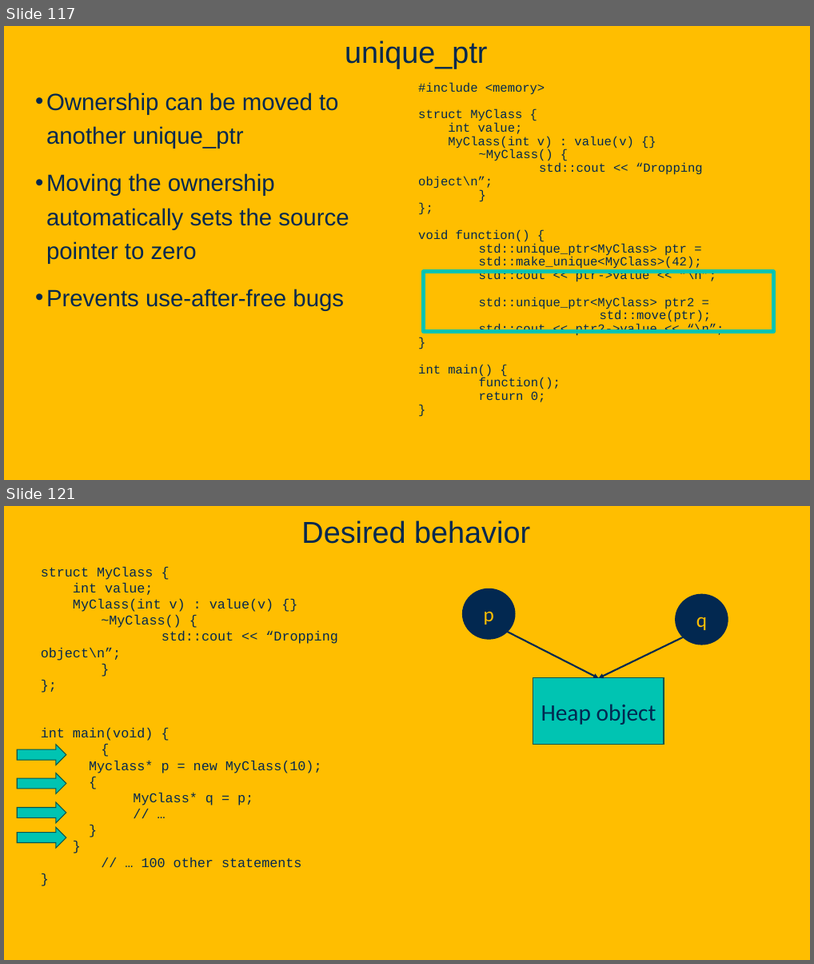
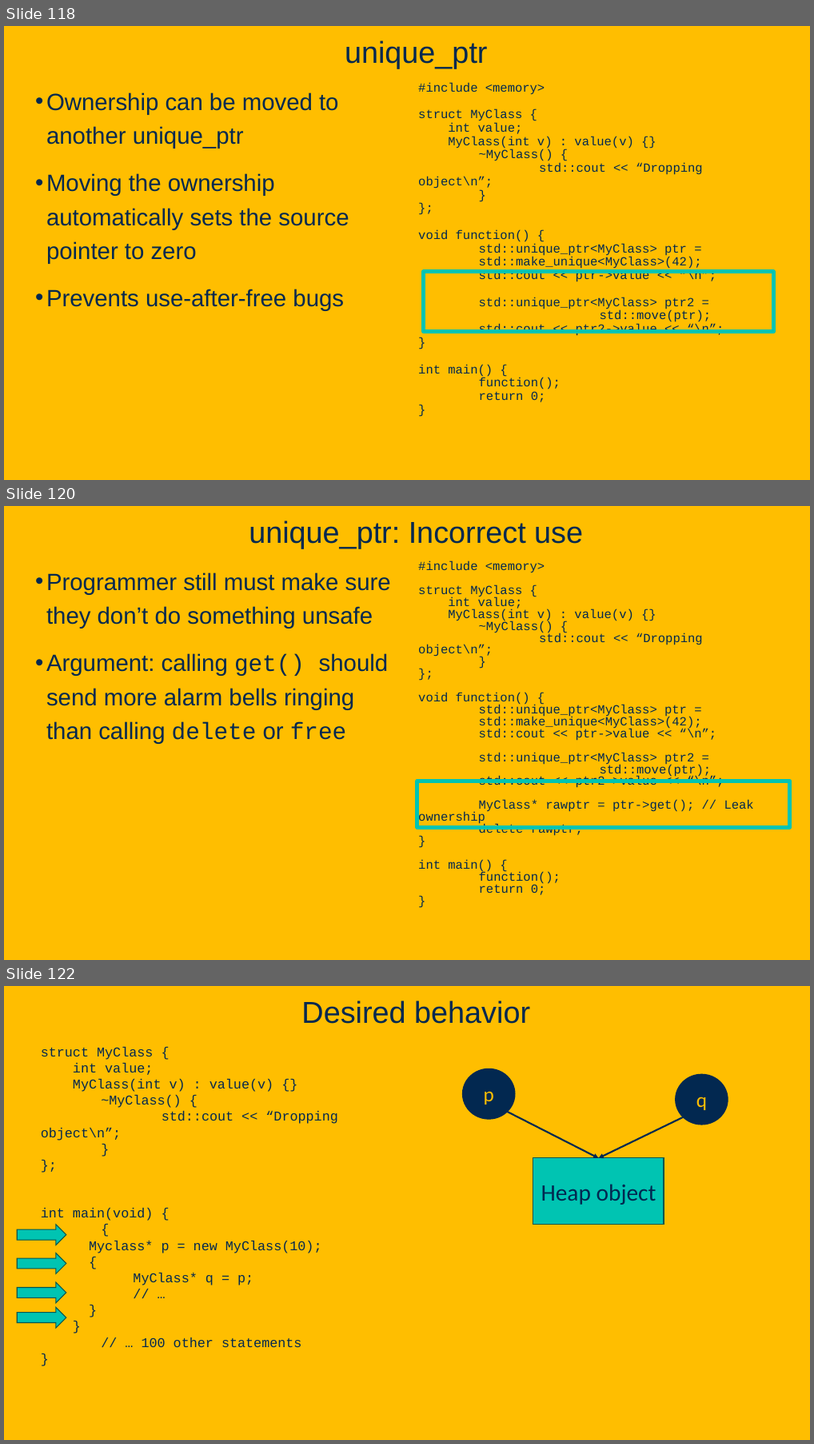
Before and after one commit to davsec-teaching/ecs160-f25, a slide deck: slides/9_software_security.pptx. Shown one above the other, each under a label of ours: slides 117 and 121 before the commit, slides 118, 120 and 122 after it; the slides between them are not shown. The pictures are 814x964 and 814x1444 pixels, drawn with LibreOffice and Linux fonts; fonts in the diff are those of the drawing; background and template pictures are left out. Boxes give left, top, right and bottom in pixels: in the first picture for what was removed or moved away, otherwise in the second. Text is boxed around its words. In the diff, an @@ line names an element or a change of style, - is before the commit and + after.

```diff
--- a/slides/9_software_security.pptx
+++ b/slides/9_software_security.pptx
@@ slide 120 added at (x1=4, y1=506, x2=810, y2=960), background picture (left out) @@
@@ title added at (x1=249, y1=520, x2=583, y2=548), 36 pt, text #022850 @@
+unique_ptr: Incorrect use
@@ text added at (x1=46, y1=572, x2=391, y2=744), 28 pt, text #022850 @@
+• Programmer still must make sure they don’t do something unsafe
+• Argument: calling get() should send more alarm bells ringing than calling delete or free
@@ text added at (x1=418, y1=561, x2=754, y2=895), 14.8 pt, text #022850 @@
+#include <memory>
+struct MyClass {
+int value;
+MyClass(int v) : value(v) {}
+~MyClass() {
+std::cout << “Dropping object\n”;
+}
+};
+void function() {
+std::unique_ptr<MyClass> ptr = std::make_unique<MyClass>(42);
+std::cout << ptr->value << “\n”;
+std::unique_ptr<MyClass> ptr2 =
+std::move(ptr);
+std::cout << ptr2->value << “\n”;
+MyClass* rawptr = ptr->get(); // Leak ownership
+delete rawptr;
+}
+int main() {
+function();
+return 0;
+}
@@ rectangle added at (x1=418, y1=781, x2=790, y2=828), outline #00C4B2 4.75 pt @@
@@ what was slide 117 is now slide 118 @@
@@ what was slide 121 is now slide 122 @@
```
Also in this commit, not shown: 7 slides changed, 1 other slide added.
